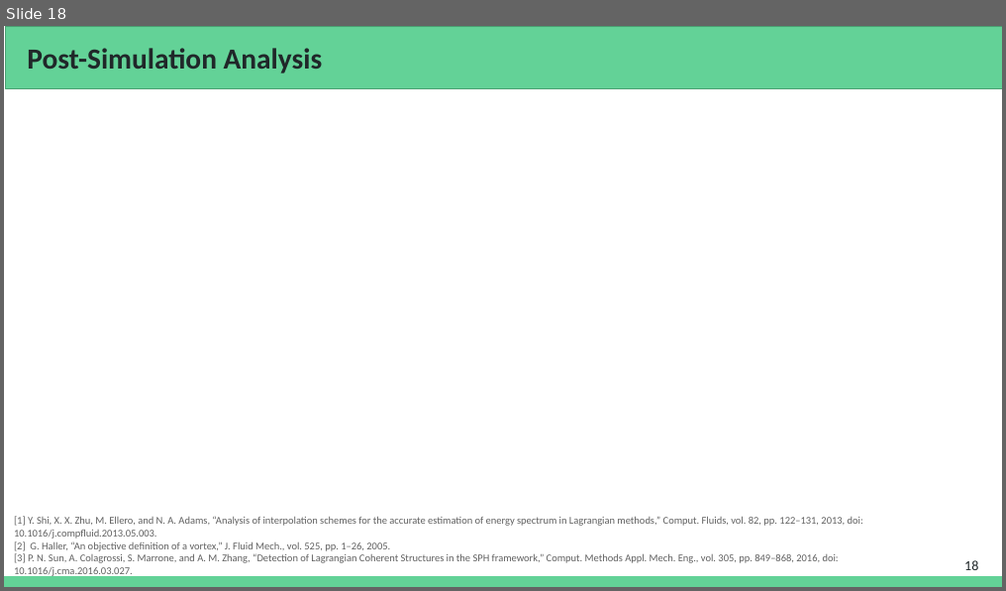
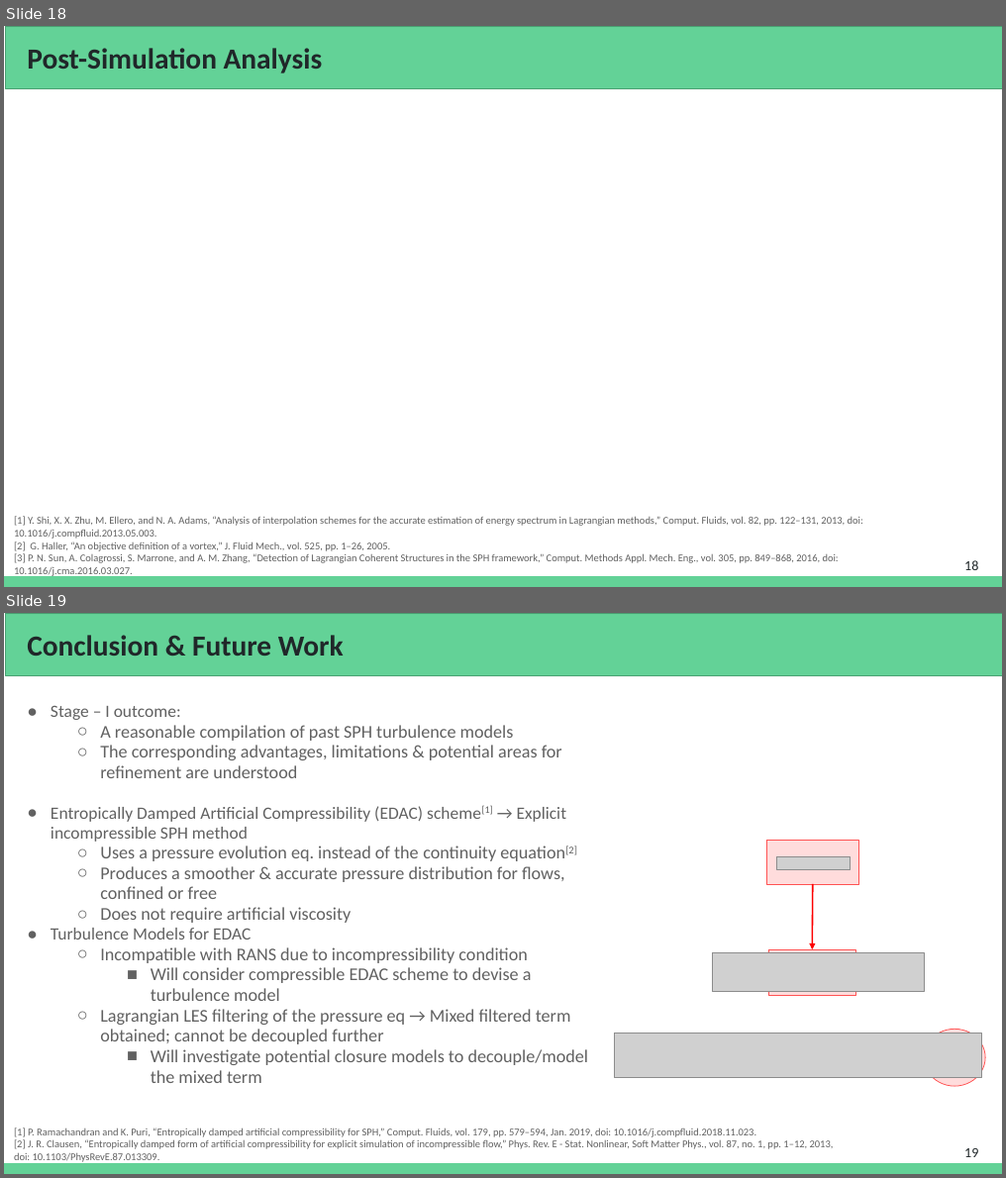
Before and after one commit to Prajwal-Prathiksh/ddp-thesis, a slide deck: report/DDP Stage I - 2022.pptx. Shown one above the other, each under a label of ours: slide 18 before the commit, slides 18 and 19 after it. The pictures are 1006x591 and 1006x1178 pixels, drawn with LibreOffice and Linux fonts; fonts in the diff are those of the drawing; grey boxes stand for pictures. Boxes give left, top, right and bottom in pixels: in the first picture for what was removed or moved away, otherwise in the second. Text is boxed around its words. In the diff, an @@ line names an element or a change of style, - is before the commit and + after.

```diff
--- a/report/DDP Stage I - 2022.pptx
+++ b/report/DDP Stage I - 2022.pptx
@@ slide 19 added at box(4, 613, 1002, 1174), background #FFFFFF; not listed: 1 template element that a slide beside it also shows @@
@@ rectangle added at box(5, 613, 1002, 676), fill #63D297, outline #4BA173 0.75 pt @@
@@ title added at box(27, 635, 344, 656), 28 pt, text #202729, bold @@
+Conclusion & Future Work
@@ text added at box(51, 705, 589, 1083), 17.3 pt, text #616161 @@
+● Stage – I outcome:
+  ○ A reasonable compilation of past SPH turbulence models
+  ○ The corresponding advantages, limitations & potential areas for refinement are understood
+● Entropically Damped Artificial Compressibility (EDAC) scheme[1] → Explicit incompressible SPH method
+  ○ Uses a pressure evolution eq. instead of the continuity equation[2]
+  ○ Produces a smoother & accurate pressure distribution for flows, confined or free
+  ○ Does not require artificial viscosity
+● Turbulence Models for EDAC
+  ○ Incompatible with RANS due to incompressibility condition
+    ■ Will consider compressible EDAC scheme to devise a turbulence model
+  ○ Lagrangian LES filtering of the pressure eq → Mixed filtered term obtained; cannot be decoupled further
+    ■ Will investigate potential closure models to decouple/model the mixed term
@@ rectangle added at box(767, 841, 859, 884), fill #FFDCDC, outline #FF5252 0.75 pt @@
@@ picture added at box(777, 857, 850, 869) @@
@@ arrow added from (813, 884) to (813, 950), #FD0000 1.5 pt @@
@@ picture added at box(713, 954, 924, 992) @@
@@ rectangle added at box(769, 950, 856, 996), fill #FFDCDC, outline #FF5252 0.75 pt @@
@@ picture added at box(615, 1034, 982, 1077) @@
@@ ellipse added at box(924, 1029, 985, 1086), fill #FFDCDC, outline #FF5252 0.75 pt @@
@@ text added at box(14, 1128, 834, 1162), 10 pt, text #616161 @@
+[1] P. Ramachandran and K. Puri, “Entropically damped artificial compressibility for SPH,” Comput. Fluids, vol. 179, pp. 579–594, Jan. 2019, doi: 10.1016/j.compfluid.2018.11.023.
+[2] J. R. Clausen, “Entropically damped form of artificial compressibility for explicit simulation of incompressible flow,” Phys. Rev. E - Stat. Nonlinear, Soft Matter Phys., vol. 87, no. 1, pp. 1–12, 2013, doi: 10.1103/PhysRevE.87.013309.
@@ page number added at box(964, 1149, 978, 1157), 13.3 pt, text #202729 @@
+19
```
Also in this commit, not shown: 3 slides changed, 1 other slide added, 5 slides removed.
